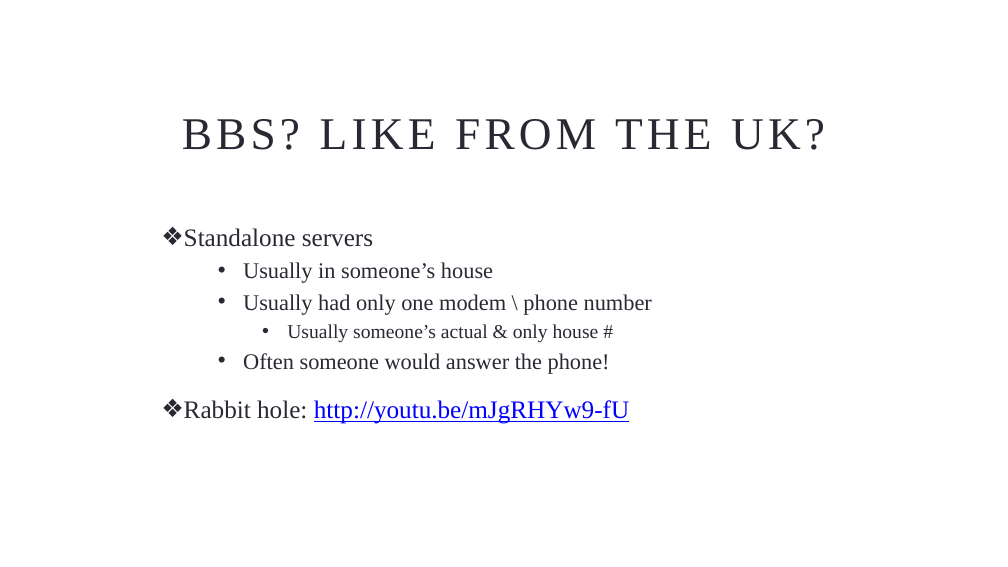
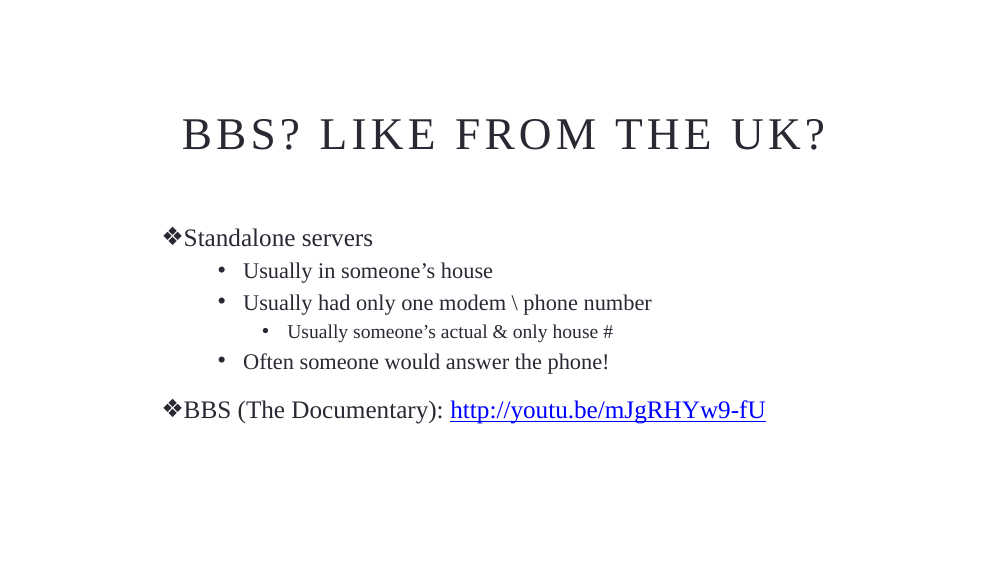
Before and after one commit to johnnyxmas/Talk_Decks, a slide deck: slide 11 of 2015/1993 BC Series/GET OFF MY LAN/1993 BC - Get Off My LAN (Hacking in the 90s)(FULL).pptx. Drawn at 1008x567 pixels with LibreOffice and Linux fonts; fonts in the diff are those of the drawing; background and template pictures are left out. Boxes give left, top, right and bottom in pixels: in the first picture for what was removed or moved away, otherwise in the second. Text is boxed around its words. In the diff, an @@ line names an element or a change of style, - is before the commit and + after.

```diff
--- a/2015/1993 BC Series/GET OFF MY LAN/1993 BC - Get Off My LAN (Hacking in the 90s)(FULL).pptx
+++ b/2015/1993 BC Series/GET OFF MY LAN/1993 BC - Get Off My LAN (Hacking in the 90s)(FULL).pptx
@@ text at [184,400,765,424]: text changed @@
-❖ Rabbit hole: http://youtu.be/mJgRHYw9-fU
+❖ BBS (The Documentary): http://youtu.be/mJgRHYw9-fU
```
Also in this commit, not shown: 14 other slides changed, 1 slide added, 1 slide removed, 5 other files.
